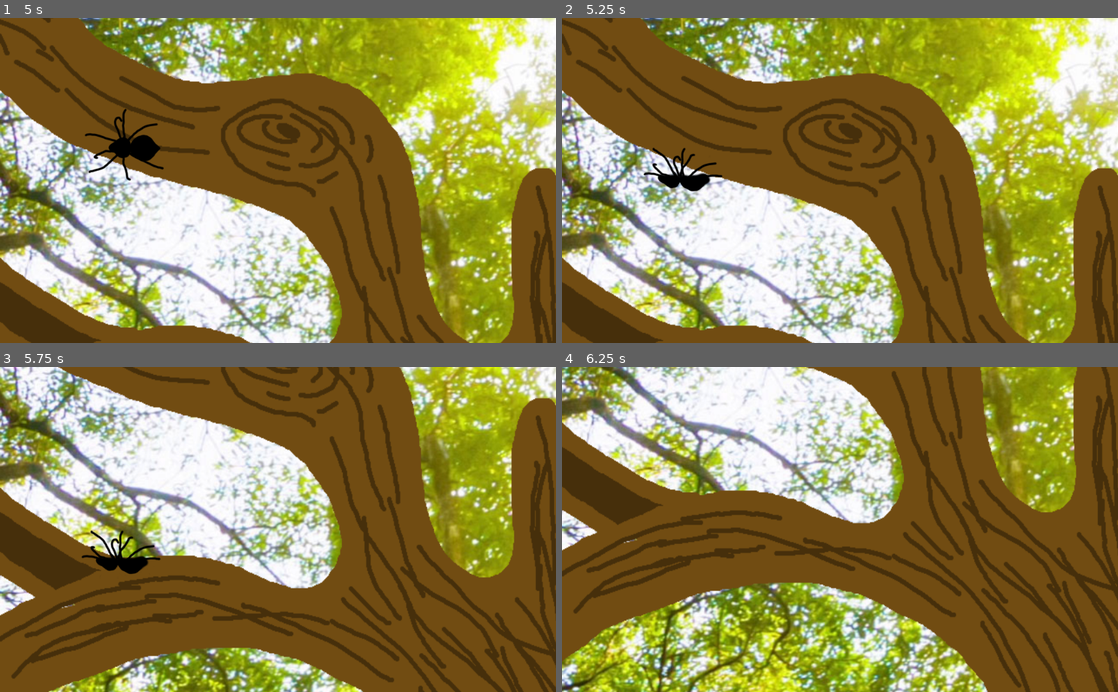
Above: before the commit, frames 1-4 (two rows, left to right).
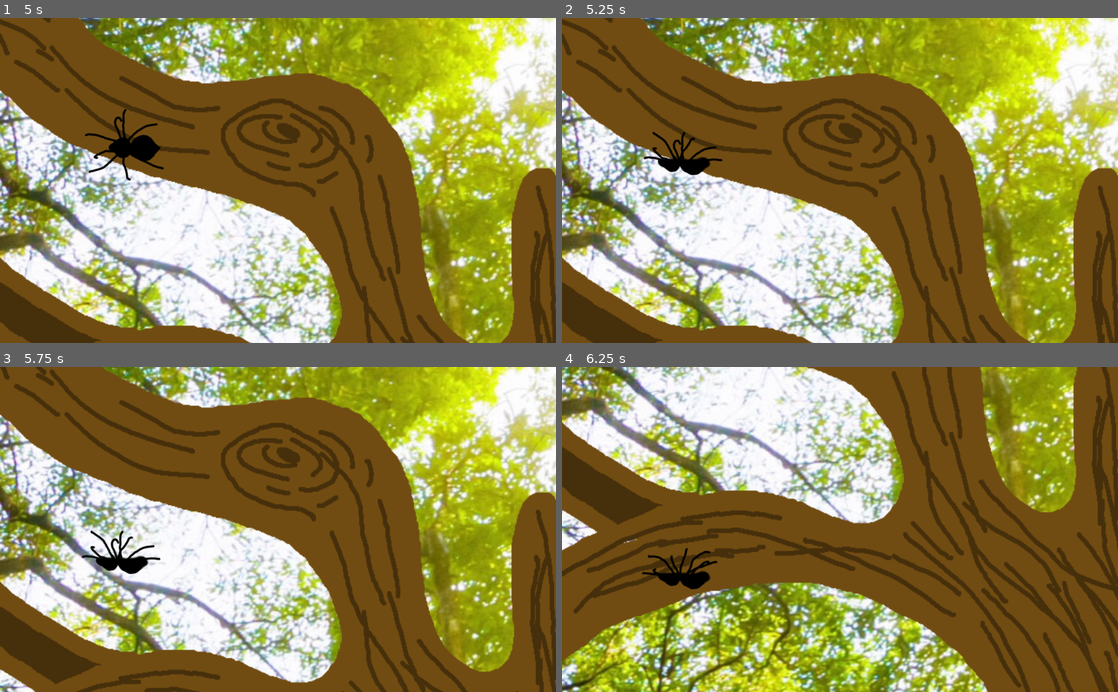
Above: after the commit, the same moments.

Repository: MarmotaGames/aracnotopia
Game: Godot game, scene res://levels/main/main.tscn
The game is run twice, just before and just after one commit, with the same random seed, the same clock (stepped at 60 frames per second) and the same inputs.
Inputs (mouse positions are in pixels of both pictures, inside the frame that each line leads up to):
- Up to frame 1 (5 s): tap Enter at 0.5 s; move the mouse to (400, 164) at 0.52 s; hold Right (ui_right) 0.53-1.28 s; tap Ctrl (attachOrDetachFromArea) at 0.6, 2.1, 3.6 s; click (400, 164) at 0.67 s; move the mouse to (166, 196) at 1.27 s; hold Down (ui_down) 1.28-2.03 s; tap L (excreteOrLeaveWeb) at 1.35, 2.85, 4.35 s; move the mouse to (333, 109) at 2.02 s; hold Right (ui_right) 2.03-2.78 s; move the mouse to (250, 245) at 2.77 s; hold Up (ui_up) 2.78-3.53 s; click (250, 245) at 2.92 s; move the mouse to (444, 229) at 3.52 s; hold Left (ui_left) from 3.53 s (still down); move the mouse to (111, 131) at 4.27 s
- Up to frame 2 (5.25 s): move the mouse to (867, 180) at 5.02 s; release Left (ui_left) at 5.03 s; hold Down (ui_down) from 5.03 s (still down); tap Ctrl (attachOrDetachFromArea) at 5.1 s; click (867, 180) at 5.17 s
- Up to frame 3 (5.75 s): keep holding Down (ui_down)
- Up to frame 4 (6.25 s): move the mouse to (756, 448) at 5.77 s; release Down (ui_down) at 5.78 s; hold Right (ui_right) from 5.78 s (still down); tap L (excreteOrLeaveWeb) at 5.85 s

Frame 1 is identical in both runs. In frame 2, 1.1% of the frame differs, in the area x 14-29%, y 35-54%; in frame 3, 76%, in the area x 0-100%, y 0-100%; in frame 4, 0.6%.

Commit message:
Removed vertical component of velocity when spider begins to fall

Diff:
--- a/GodotProject/levels/main/main.tscn
+++ b/GodotProject/levels/main/main.tscn
@@ -45,7 +45,7 @@
 
 [node name="CollisionPolygon2D" type="CollisionPolygon2D" parent="BackgroundSprite/ContactArea" index="0"]
 
-position = Vector2( -6.79542, 1.60933e-006 )
+position = Vector2( -6.79542, 1.60933e-06 )
 build_mode = 0
 polygon = PoolVector2Array( 7.17801, 5.60348, 841.392, 3.20701, 836.396, 30.7665, 87.1027, 48.74, 82.3938, 140, 93.9492 …(877 unchanged characters)…
 
--- a/GodotProject/player/Player_rigido.gd
+++ b/GodotProject/player/Player_rigido.gd
@@ -33,8 +33,10 @@
 	if fall:
 		if fallInit:
 			fallInit = false
+			self.rotation_degrees = 0 # NÃO TÁ FUNFANDO!
+			set_linear_velocity(Vector2(self.linear_velocity.x,0))
 		gravity_scale = 8
-		self.angle = 0
+
 	else:
 		gravity_scale = 0
 		fallInit = true
--- a/GodotProject/player/Player_rigido.tscn
+++ b/GodotProject/player/Player_rigido.tscn
@@ -42,7 +42,7 @@
 radius = 10.0
 height = 20.0
 
-[node name="Spider" type="RigidBody2D"]
+[node name="Spider" type="RigidBody2D" index="0"]
 
 input_pickable = false
 collision_layer = 1
@@ -63,6 +63,8 @@
 angular_velocity = 0.0
 angular_damp = -1.0
 script = ExtResource( 1 )
+_sections_unfolded = [ "Linear", "Transform" ]
+speed = 300
 
 [node name="SpiderCollision" type="CollisionShape2D" parent="." index="0"]
 
